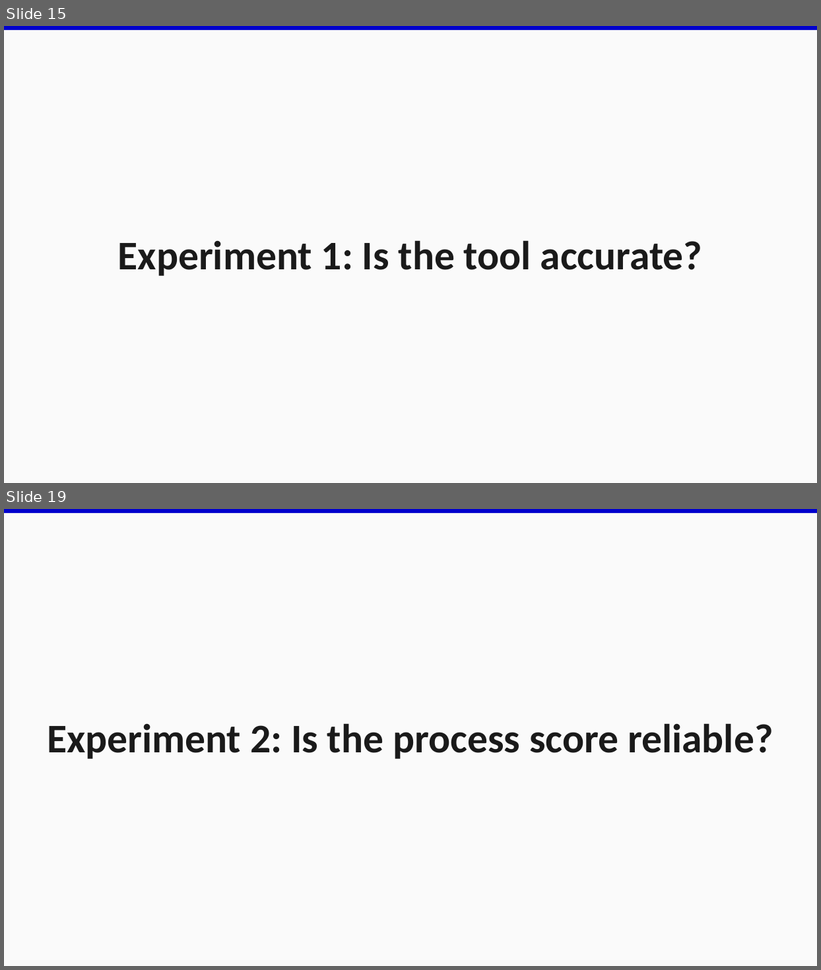
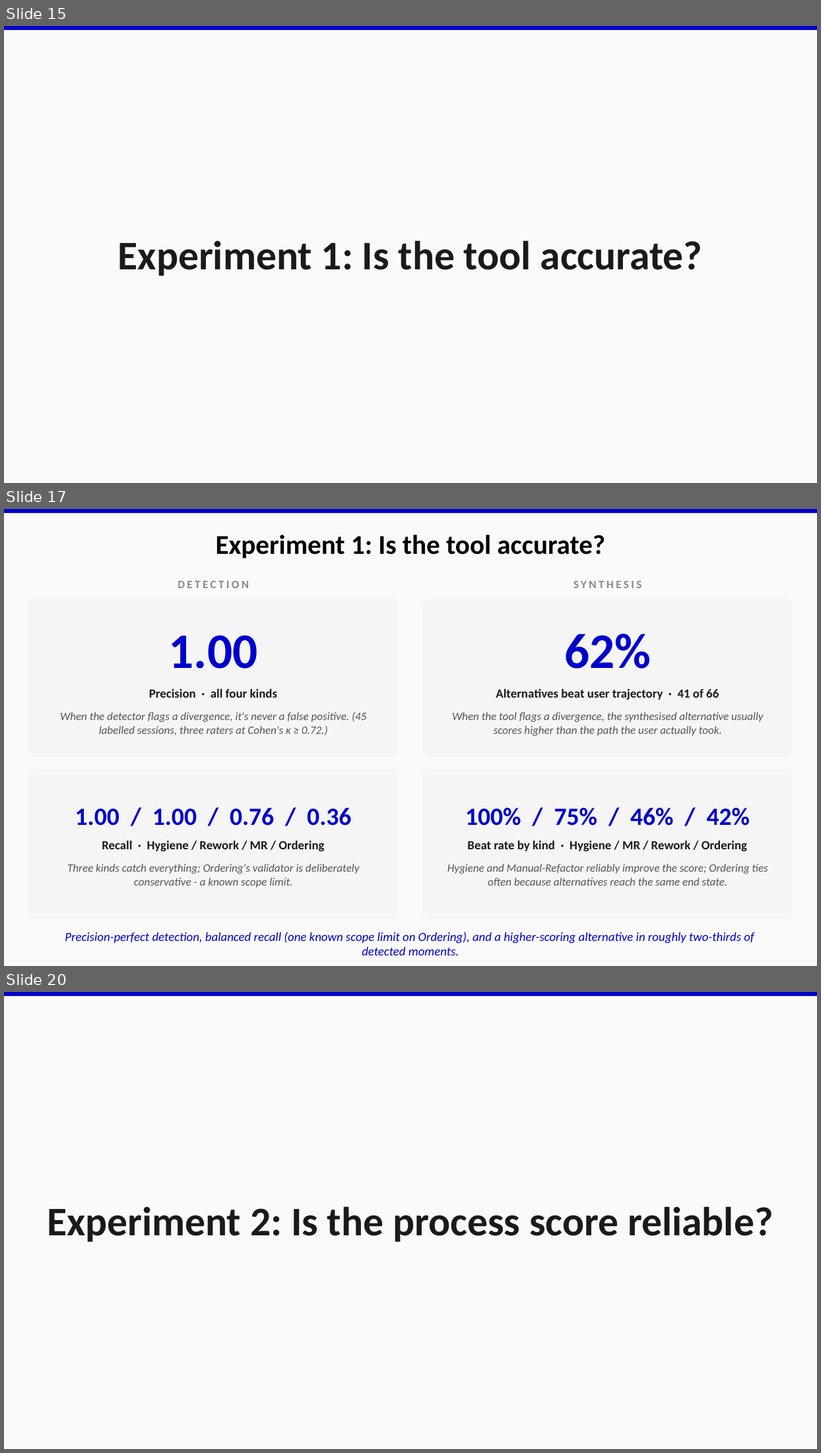
Before and after one commit to EthanHosier/fyp, a slide deck: presentation/slides.pptx. Shown one above the other, each under a label of ours: slides 15 and 19 before the commit, slides 15, 17 and 20 after it; the slides between them are not shown. The pictures are 821x970 and 821x1453 pixels, drawn with LibreOffice and Linux fonts; fonts in the diff are those of the drawing. Boxes give left, top, right and bottom in pixels: in the first picture for what was removed or moved away, otherwise in the second. Text is boxed around its words. In the diff, an @@ line names an element or a change of style, - is before the commit and + after.

Commit message:
feat: add sumary slide for is the tool accurate

```diff
--- a/presentation/slides.pptx
+++ b/presentation/slides.pptx
@@ slide 17 added at [4,509,817,966], background #FAFAFA; not listed: 1 template element that a slide beside it also shows @@
@@ text added at [216,535,605,559], 24 pt, text #000000, bold @@
+Experiment 1: Is the tool accurate?
@@ text added at [178,581,249,588], 10 pt, text #888888, bold @@
+DETECTION
@@ text added at [574,581,642,588], 10 pt, text #888888, bold @@
+SYNTHESIS
@@ rounded rectangle added at [28,599,399,757], fill #F5F5F5 @@
@@ rounded rectangle added at [422,599,793,757], fill #F5F5F5 @@
@@ text added at [60,635,366,735], 10 pt, text #555555, italic @@
+1.00
+Precision · all four kinds
+When the detector flags a divergence, it's never a false positive. (45 labelled sessions, three raters at Cohen's κ ≥ 0.72.)
@@ text added at [452,634,763,736], 10 pt, text #555555, italic @@
+62%
+Alternatives beat user trajectory · 41 of 66
+When the tool flags a divergence, the synthesised alternative usually scores higher than the path the user actually took.
@@ rounded rectangle added at [28,769,399,920], fill #F5F5F5 @@
@@ rounded rectangle added at [422,769,793,920], fill #F5F5F5 @@
@@ text added at [67,808,359,888], 10 pt, text #555555, italic @@
+1.00 / 1.00 / 0.76 / 0.36
+Recall · Hygiene / Rework / MR / Ordering
+Three kinds catch everything; Ordering's validator is deliberately conservative - a known scope limit.
@@ text added at [448,808,768,886], 10 pt, text #555555, italic @@
+100% / 75% / 46% / 42%
+Beat rate by kind · Hygiene / MR / Rework / Ordering
+Hygiene and Manual-Refactor reliably improve the score; Ordering ties often because alternatives reach the same end state.
@@ text added at [65,932,754,956], 11 pt, text #0000CD, italic @@
+Precision-perfect detection, balanced recall (one known scope limit on Ordering), and a higher-scoring alternative in roughly two-thirds of detected moments.
@@ what was slide 19 is now slide 20 @@
```
Also in this commit, not shown: 8 slides changed, 2 other files.
